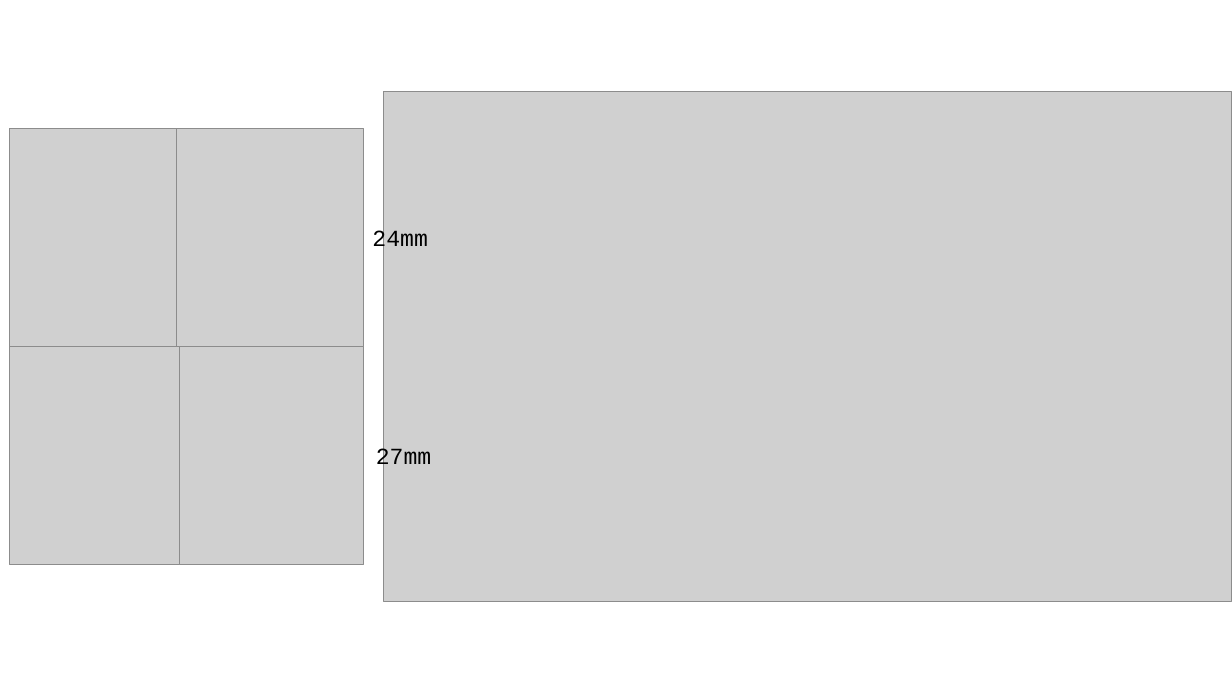
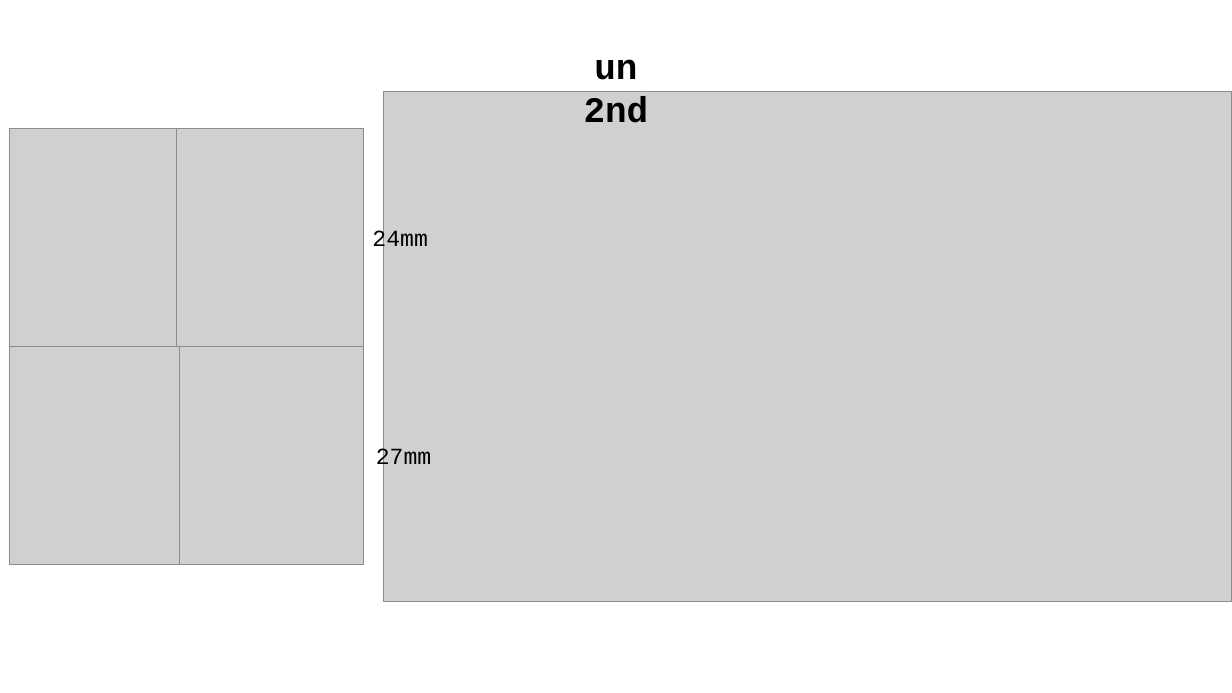
Before and after one commit to OJS56/SoftGripper, a slide deck: slide 6 of Soft_Finger_0731.pptx. Drawn at 1232x693 pixels with LibreOffice and Linux fonts; fonts in the diff are those of the drawing; grey boxes stand for pictures. Boxes give left, top, right and bottom in pixels: in the first picture for what was removed or moved away, otherwise in the second. Text is boxed around its words. In the diff, an @@ line names an element or a change of style, - is before the commit and + after.

```diff
--- a/Soft_Finger_0731.pptx
+++ b/Soft_Finger_0731.pptx
@@ text added at [584,59,649,123], 28 pt, text #000000, bold @@
+un 2nd
```
Also in this commit, not shown: 5 other slides changed, 1 slide added, 1 slide removed.
